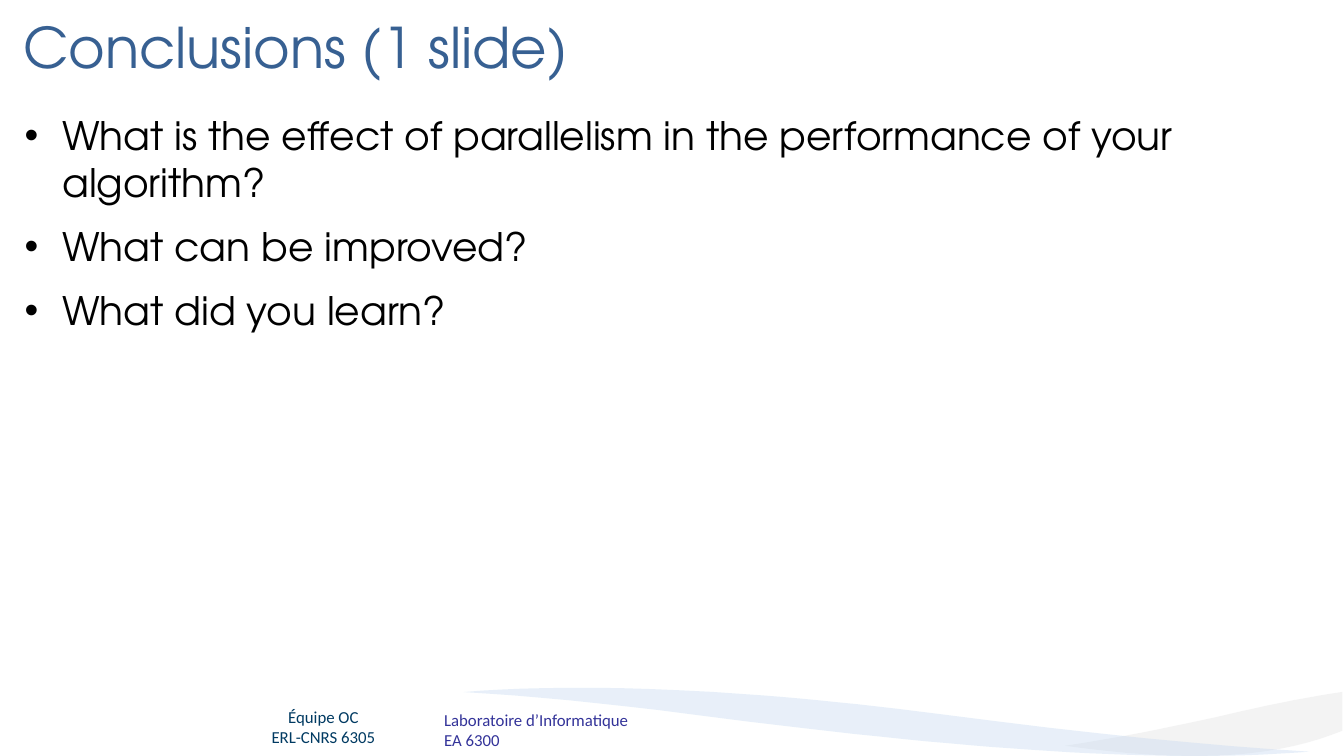
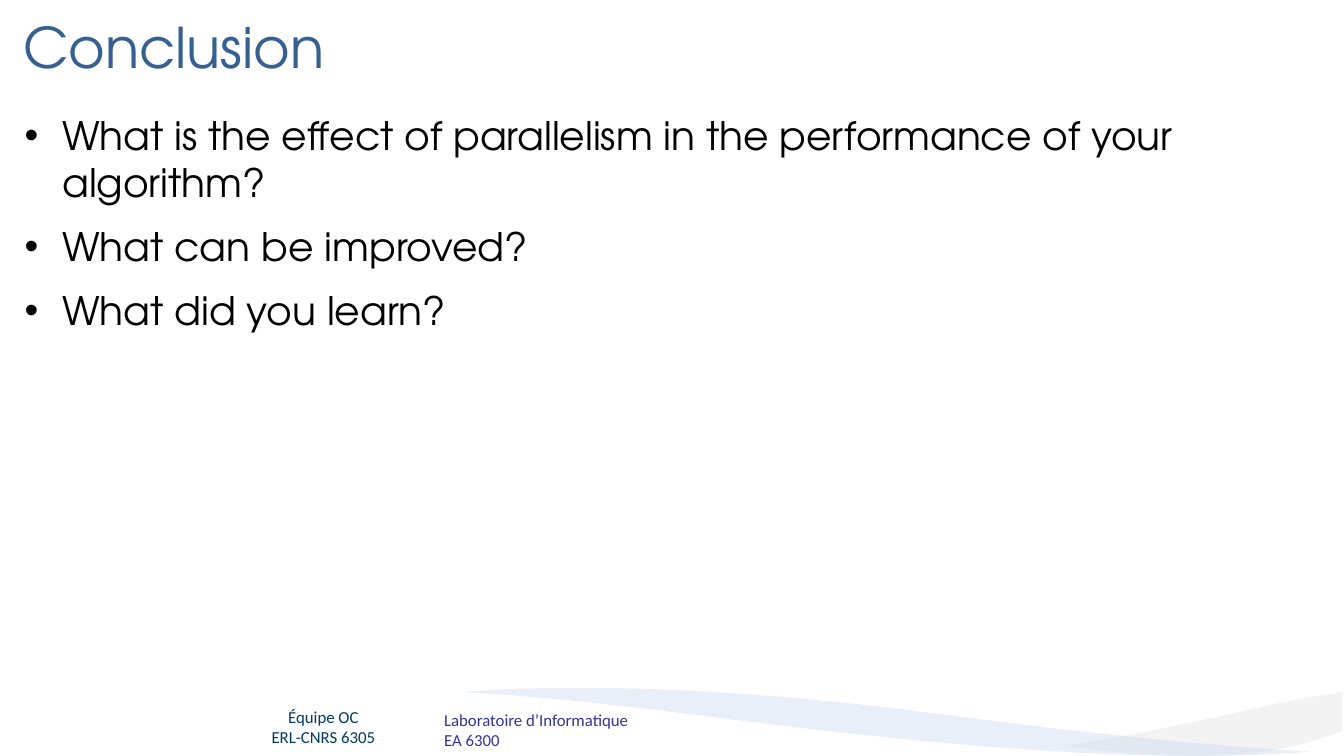
Before and after one commit to T0mat1/ASR_TSP, a slide deck: slide 10 of presentation.pptx. Drawn at 1344x756 pixels with LibreOffice and Linux fonts; fonts in the diff are those of the drawing; background and template pictures are left out. Boxes give left, top, right and bottom in pixels: in the first picture for what was removed or moved away, otherwise in the second. Text is boxed around its words. In the diff, an @@ line names an element or a change of style, - is before the commit and + after.

```diff
--- a/presentation.pptx
+++ b/presentation.pptx
@@ title at (23, 26, 324, 69): text changed @@
-Conclusions (1 slide)
+Conclusion
```
Also in this commit, not shown: 3 other slides changed.
